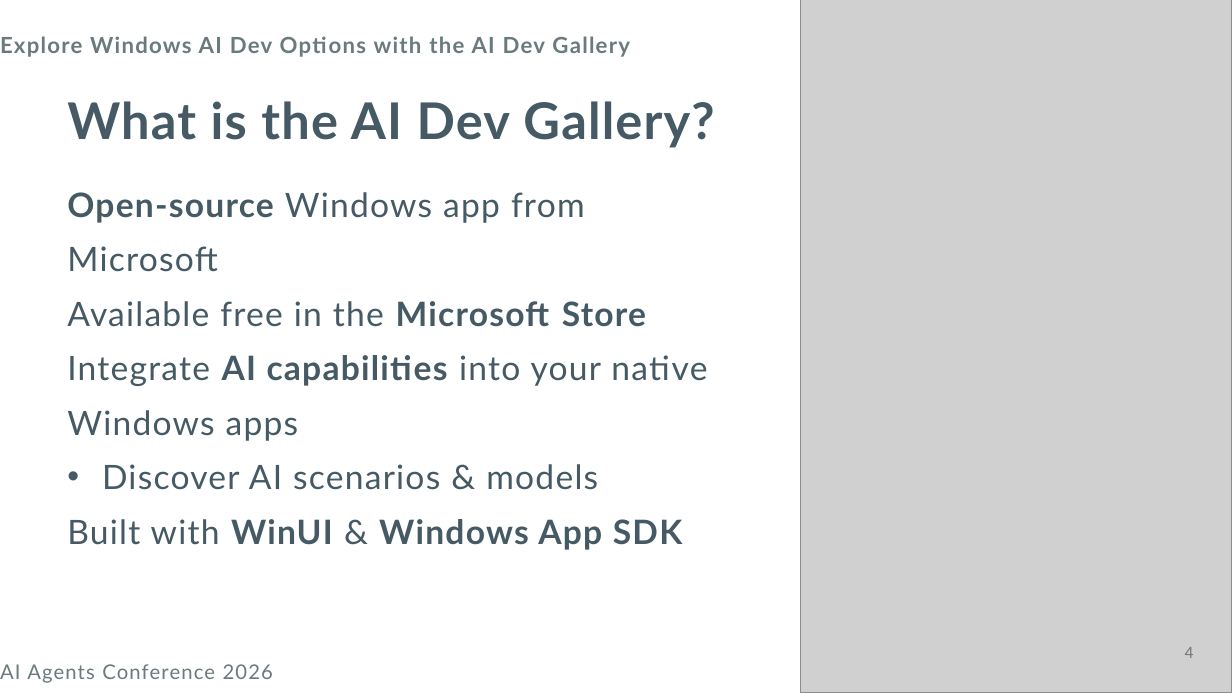
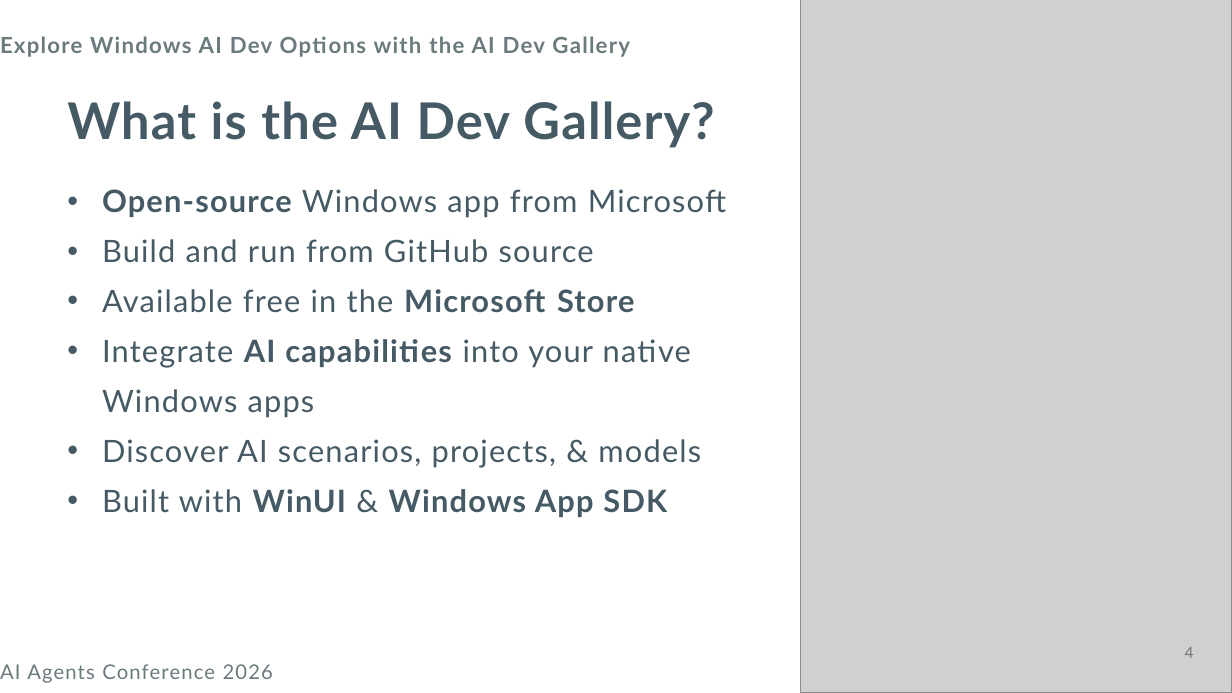
Before and after one commit to alvinashcraft/speaking, a slide deck: slide 4 of 2026/0426_AIDevConf/ai-dev-gallery.pptx. Drawn at 1232x693 pixels with LibreOffice and Linux fonts; fonts in the diff are those of the drawing; grey boxes stand for pictures. Boxes give left, top, right and bottom in pixels: in the first picture for what was removed or moved away, otherwise in the second. Text is boxed around its words. In the diff, an @@ line names an element or a change of style, - is before the commit and + after.

```diff
--- a/2026/0426_AIDevConf/ai-dev-gallery.pptx
+++ b/2026/0426_AIDevConf/ai-dev-gallery.pptx
@@ text at (102, 189, 726, 517): size 26.2 to 24 pt in "Open-source Windows app from Microsoft", "Available free in the Microsoft Store", "Integrate AI capabilities into your native Windows ...", "Built with WinUI & Windows App SDK" @@
@@ text at (102, 239, 594, 263): paragraph added @@
+• Build and run from GitHub source
@@ text at (102, 439, 701, 468): text changed; size 26.2 to 24 pt @@
-• Discover AI scenarios & models
+• Discover AI scenarios, projects, & models
```
Also in this commit, not shown: 3 other slides changed.
